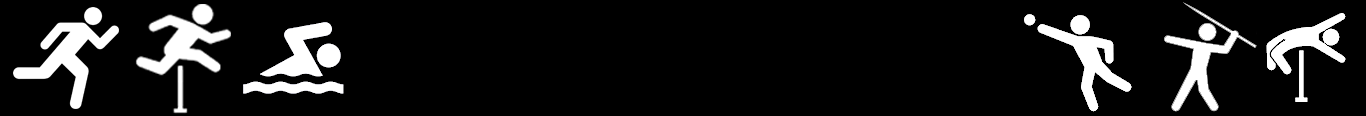
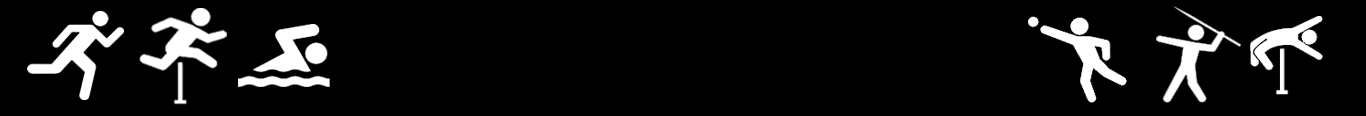
Before/after of a 1366 x 116 layered artwork. What changed in the layer stack:
renamed "Layer 4" to "race", moved it above "hurdle", painted on it over [13, 7, 124, 109]
renamed "Layer 5" to "hurdle", painted on it over [135, 4, 231, 114]
renamed "Layer 3" to "swim", moved it above "shrtput", painted on it over [238, 22, 344, 94]
renamed "Layer 7" to "shrtput", painted on it over [1024, 14, 1132, 112]
renamed "Layer 6" to "javelin", moved it above "high", painted on it over [1156, 2, 1345, 112]
renamed "Layer 8" to "high", painted on it over [1250, 13, 1346, 102]
